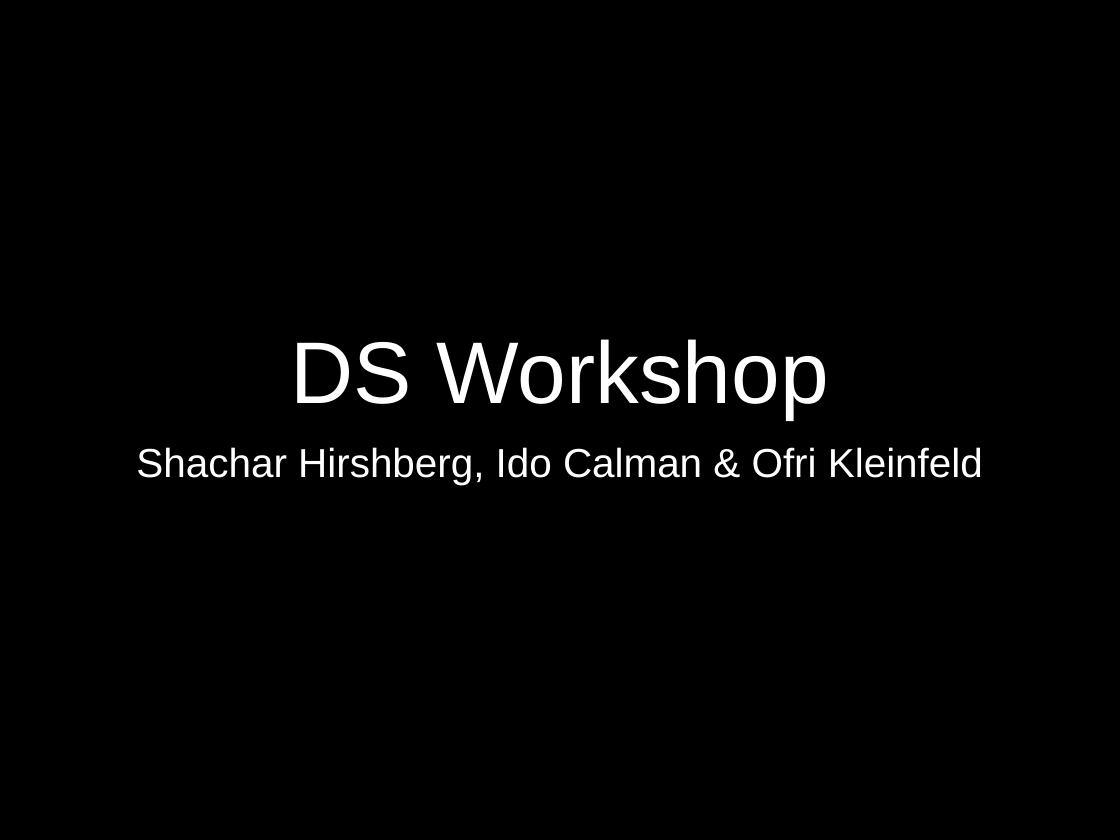
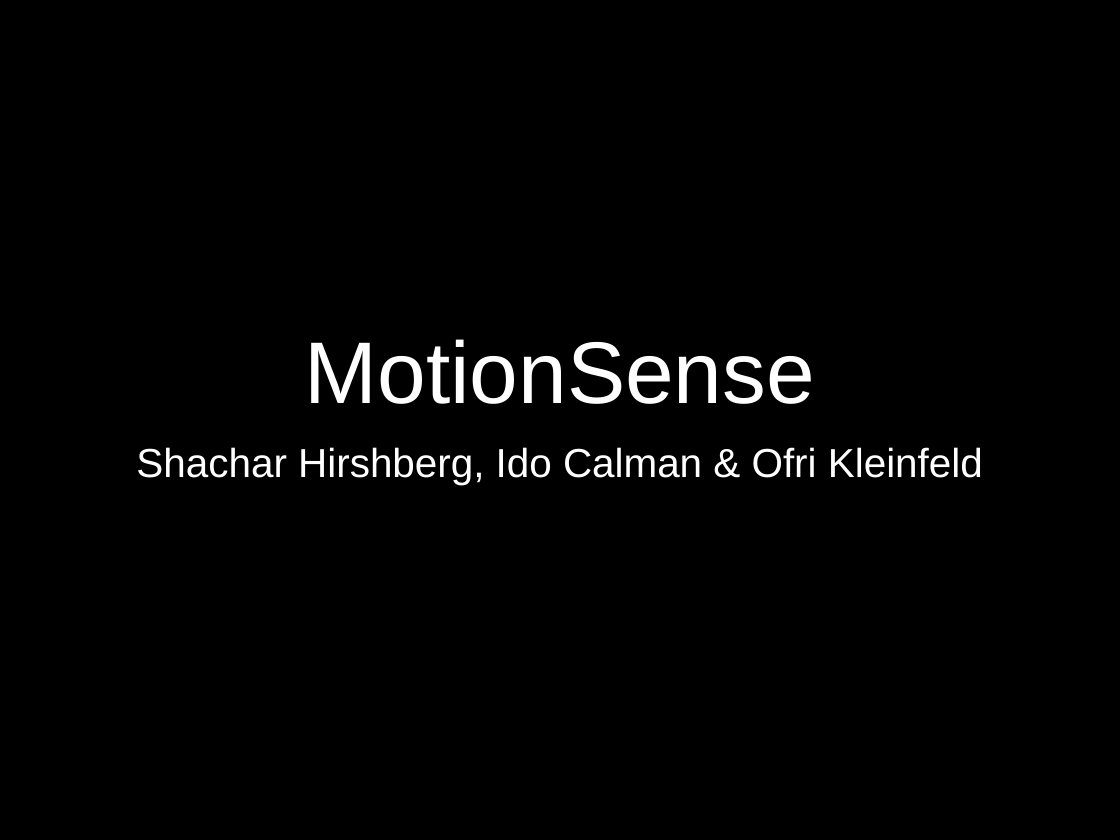
Before and after one commit to idocal/motionsense, a slide deck: slide 1 of MotionSenese/presentations/Presentation2.pptx. Drawn at 1120x840 pixels with LibreOffice and Linux fonts; fonts in the diff are those of the drawing; background and template pictures are left out. Boxes give left, top, right and bottom in pixels: in the first picture for what was removed or moved away, otherwise in the second. Text is boxed around its words. In the diff, an @@ line names an element or a change of style, - is before the commit and + after.

```diff
--- a/MotionSenese/presentations/Presentation2.pptx
+++ b/MotionSenese/presentations/Presentation2.pptx
@@ title at (305, 339, 815, 404): text changed @@
-DS Workshop
+MotionSense
```
Also in this commit, not shown: 6 other slides changed, 6 slides added, 4 slides removed, 3 other files.
